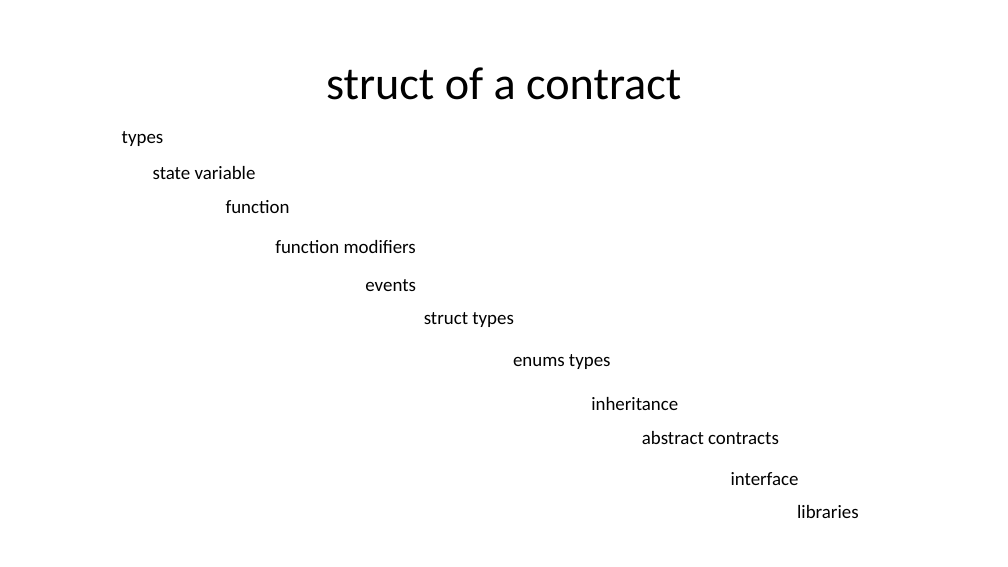
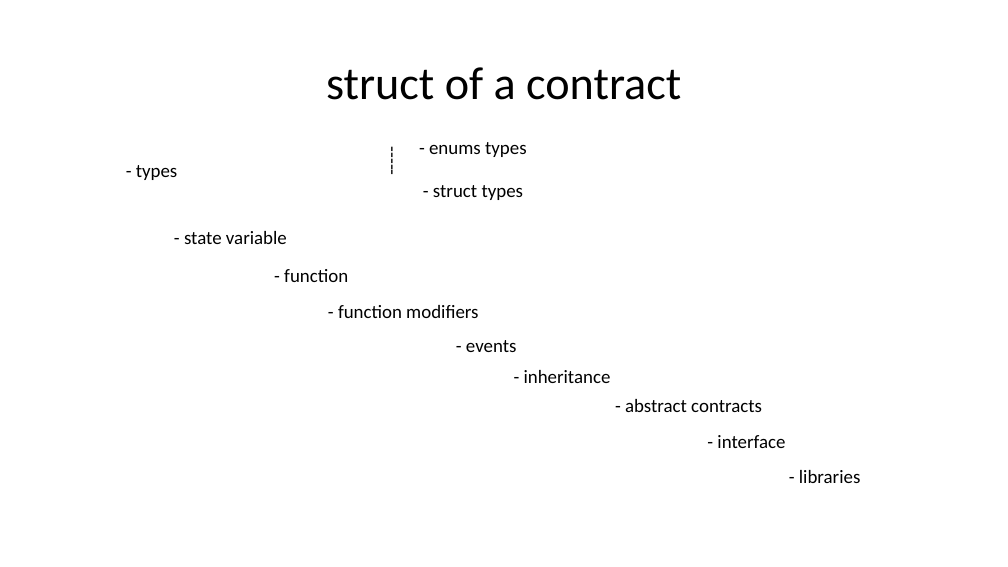
Before and after one commit to kaikai1024/ethereum-me, a slide deck: slide 18 of contract_me.pptx. Drawn at 1008x567 pixels with LibreOffice and Linux fonts; fonts in the diff are those of the drawing. Boxes give left, top, right and bottom in pixels: in the first picture for what was removed or moved away, otherwise in the second. Text is boxed around its words. In the diff, an @@ line names an element or a change of style, - is before the commit and + after.

Commit message:
finished the pptx

```diff
--- a/contract_me.pptx
+++ b/contract_me.pptx
@@ text added at box(371, 139, 409, 203), 18 pt, text #000000 @@
+-----
@@ text at box(429, 142, 527, 157): text changed @@
-enums types
+- enums types
@@ text at box(136, 165, 178, 180): text changed @@
-types
+- types
@@ text at box(433, 185, 524, 200): text changed @@
-struct types
+- struct types
@@ text at box(184, 231, 287, 244): text changed @@
-state variable
+- state variable
@@ text at box(284, 269, 348, 282): text changed @@
-function
+- function
@@ text at box(338, 305, 478, 318): text changed @@
-function modifiers
+- function modifiers
@@ text at box(466, 340, 517, 352): text changed @@
-events
+- events
@@ text at box(524, 370, 611, 383): text changed @@
-inheritance
+- inheritance
@@ text at box(625, 399, 762, 412): text changed @@
-abstract contracts
+- abstract contracts
@@ text at box(717, 435, 785, 448): text changed @@
-interface
+- interface
@@ text at box(799, 470, 861, 483): text changed @@
-libraries
+- libraries
```
Also in this commit, not shown: 4 other slides changed, 9 slides added, 2 slides removed, 1 other file.
